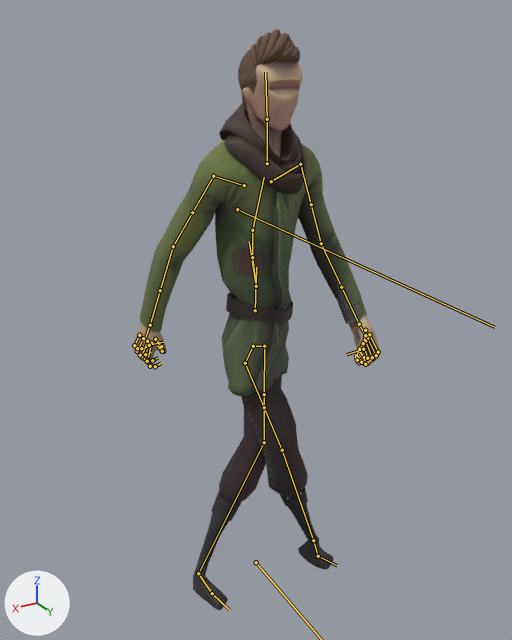
The FBX model 0_Final Exports/Player Character/ThirdPerson/anim_PlayCh_Walk_R.fbx as it was, and as the next commit left it.
Camera for both pictures: a camera (50 mm lens) standing at (1.021, 1.701, 1.79) and looking at (0.016, 0.026, 0.952). The axes (+X, +Y, +Z) are drawn at lower left. The lights are the same throughout. Both versions are drawn at frame 2 of the action 'Scene'; the numbers are the values there. The bones that bend it are drawn over the model as lines.

Names of what the first picture shows: 'mc_body.001', 'mc_clothing.003', 'mc_clothing.004'.
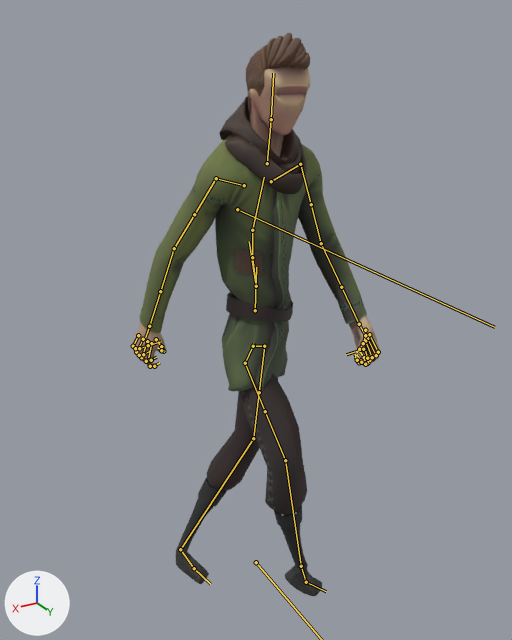
The change, as JSON lines over the scene's bpy script:
```json
{"block": "bone_def_thigh_l_001", "where": "bone_def_thigh_l_001 = bpy.data.objects['char_rig'].pose.bones['DEF_thigh.L.001']  # child of 'DEF_Hips.L.001'"}
{"op": "set", "path": "bone_def_thigh_l_001.rotation_quaternion", "old": "(0.97, -0.098, 0.174, 0.135)", "new": "(0.974, -0.021, 0.202, 0.099)", "note": "degrees (-9, 21, 14) -> degrees (0, 23, 12)"}
{"block": "bone_def_shin_l_001", "where": "bone_def_shin_l_001 = bpy.data.objects['char_rig'].pose.bones['DEF_Shin.L.001']  # child of 'DEF_thigh.L.004'"}
{"op": "set", "path": "bone_def_shin_l_001.rotation_quaternion", "old": "(0.986, 0.162, 0.0, 0.042)", "new": "(0.987, 0.154, 0.0, 0.04)", "note": "degrees (19, -1, 5) -> degrees (18, -1, 5)"}
{"block": "bone_def_foot_l_001", "where": "bone_def_foot_l_001 = bpy.data.objects['char_rig'].pose.bones['DEF_foot.L.001']  # child of 'DEF_Shin.L.001'"}
{"op": "set", "path": "bone_def_foot_l_001.rotation_quaternion", "old": "(0.976, 0.001, 0.123, -0.181)", "new": "(0.977, -0.074, 0.089, -0.177)", "note": "degrees (-3, 14, -21) -> degrees (-10, 8, -21)"}
{"block": "bone_def_thigh_r_001", "where": "bone_def_thigh_r_001 = bpy.data.objects['char_rig'].pose.bones['DEF_thigh.R.001']  # child of 'DEF_Hips.R.001'"}
{"op": "set", "path": "bone_def_thigh_r_001.rotation_quaternion", "old": "(0.924, -0.16, 0.31, -0.159)", "new": "(0.911, -0.301, 0.282, -0.013)", "note": "degrees (-27, 31, -27) -> degrees (-40, 30, -13)"}
{"block": "bone_def_shin_r_001", "where": "bone_def_shin_r_001 = bpy.data.objects['char_rig'].pose.bones['DEF_Shin.R.001']  # child of 'DEF_thigh.R.004'"}
{"op": "set", "path": "bone_def_shin_r_001.rotation_quaternion", "old": "(0.991, 0.128, 0.0, -0.033)", "new": "(0.951, 0.299, 0.0, -0.077)", "note": "degrees (15, 0, -4) -> degrees (35, 3, -8)"}
{"block": "bone_def_foot_r_001", "where": "bone_def_foot_r_001 = bpy.data.objects['char_rig'].pose.bones['DEF_foot.R.001']  # child of 'DEF_Shin.R.001'"}
{"op": "set", "path": "bone_def_foot_r_001.rotation_quaternion", "old": "(0.82, 0.414, -0.378, -0.113)", "new": "(0.85, 0.395, -0.316, -0.145)", "note": "degrees (64, -32, -36) -> degrees (57, -25, -33)"}
{"block": "bone_def_neck_001", "where": "bone_def_neck_001 = bpy.data.objects['char_rig'].pose.bones['DEF_Neck.001']  # child of 'DEF_Spine.004'"}
{"op": "set", "path": "bone_def_neck_001.rotation_quaternion", "old": "(0.989, 0.148, 0.0, 0.0)", "new": "(0.997, 0.08, 0.0, 0.0)", "note": "degrees (17, 0, 0) -> degrees (9, 0, 0)"}
{"block": "bone_def_shoulder_r_001", "where": "bone_def_shoulder_r_001 = bpy.data.objects['char_rig'].pose.bones['DEF_Shoulder.R.001']  # child of 'DEF_Spine.004'"}
{"op": "set", "path": "bone_def_shoulder_r_001.rotation_quaternion", "old": "(0.985, -0.17, 0.0, 0.0)", "new": "(0.975, -0.22, 0.0, 0.0)", "note": "degrees (-20, 0, 0) -> degrees (-25, 0, 0)"}
{"block": "bone_def_thumb_r_005", "where": "bone_def_thumb_r_005 = bpy.data.objects['char_rig'].pose.bones['DEF_Thumb.R.005']  # child of 'DEF_Thumb.R.003'"}
{"op": "set", "path": "bone_def_thumb_r_005.rotation_quaternion", "old": "(0.851, -0.525, 0.0, 0.0)", "new": "(0.971, -0.241, 0.0, 0.0)", "note": "degrees (-63, 0, 0) -> degrees (-28, 0, 0)"}
```

Where the change shows, as pixel boxes (x1, y1, x2, y2) in the pictures (512 x 640 px):
```json
{"object": "mc_clothing.003", "change": "posed", "before": [140, 103, 367, 396], "after": [139, 96, 367, 391]}
{"object": "mc_clothing.004", "change": "posed", "before": [193, 375, 334, 611], "after": [176, 373, 322, 596]}
{"object": "mc_body.001", "change": "posed", "before": [133, 29, 380, 368], "after": [132, 33, 380, 368]}
{"bone": "DEF_thigh.L.001", "before": "(264, 346) to (264, 394)", "after": "(264, 346) to (259, 392)"}
{"bone": "DEF_Shin.L.001", "before": "(264, 442) to (198, 573)", "after": "(253, 438) to (180, 549)"}
{"bone": "DEF_foot.L.001", "before": "(198, 573) to (212, 593)", "after": "(180, 549) to (194, 568)"}
{"bone": "DEF_thigh.R.001", "before": "(245, 363) to (264, 407)", "after": "(245, 363) to (265, 411)"}
{"bone": "DEF_Shin.R.001", "before": "(282, 450) to (313, 540)", "after": "(285, 460) to (301, 566)"}
{"bone": "DEF_foot.R.001", "before": "(313, 540) to (318, 556)", "after": "(301, 566) to (306, 582)"}
{"bone": "DEF_Neck.001", "before": "(267, 163) to (267, 119)", "after": "(267, 163) to (271, 119)"}
{"bone": "DEF_Shoulder.R.001", "before": "(244, 185) to (213, 176)", "after": "(244, 185) to (216, 178)"}
{"bone": "DEF_Thumb.R.005", "before": "(162, 351) to (158, 346)", "after": "(161, 350) to (157, 347)"}
```
